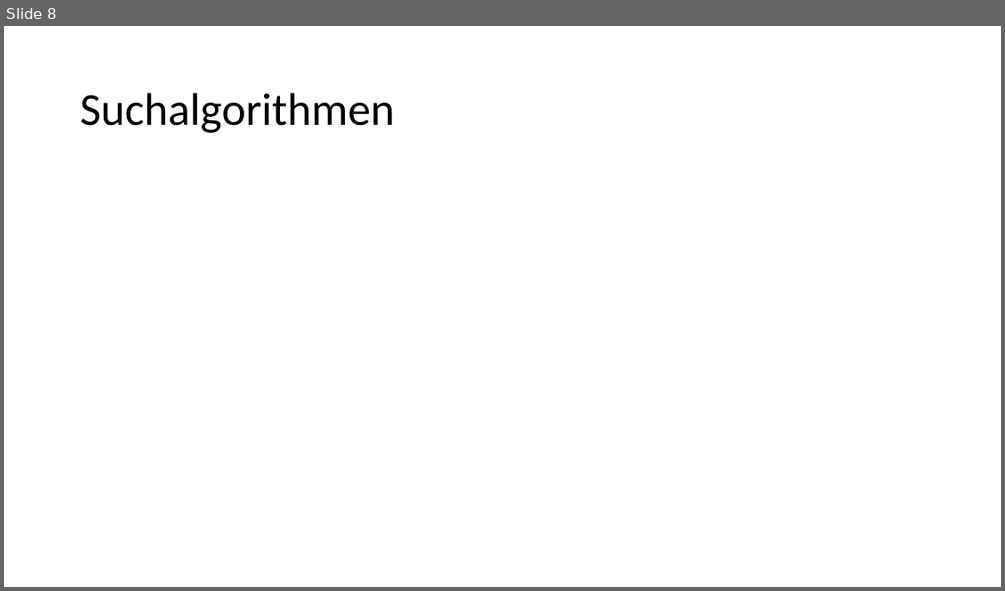
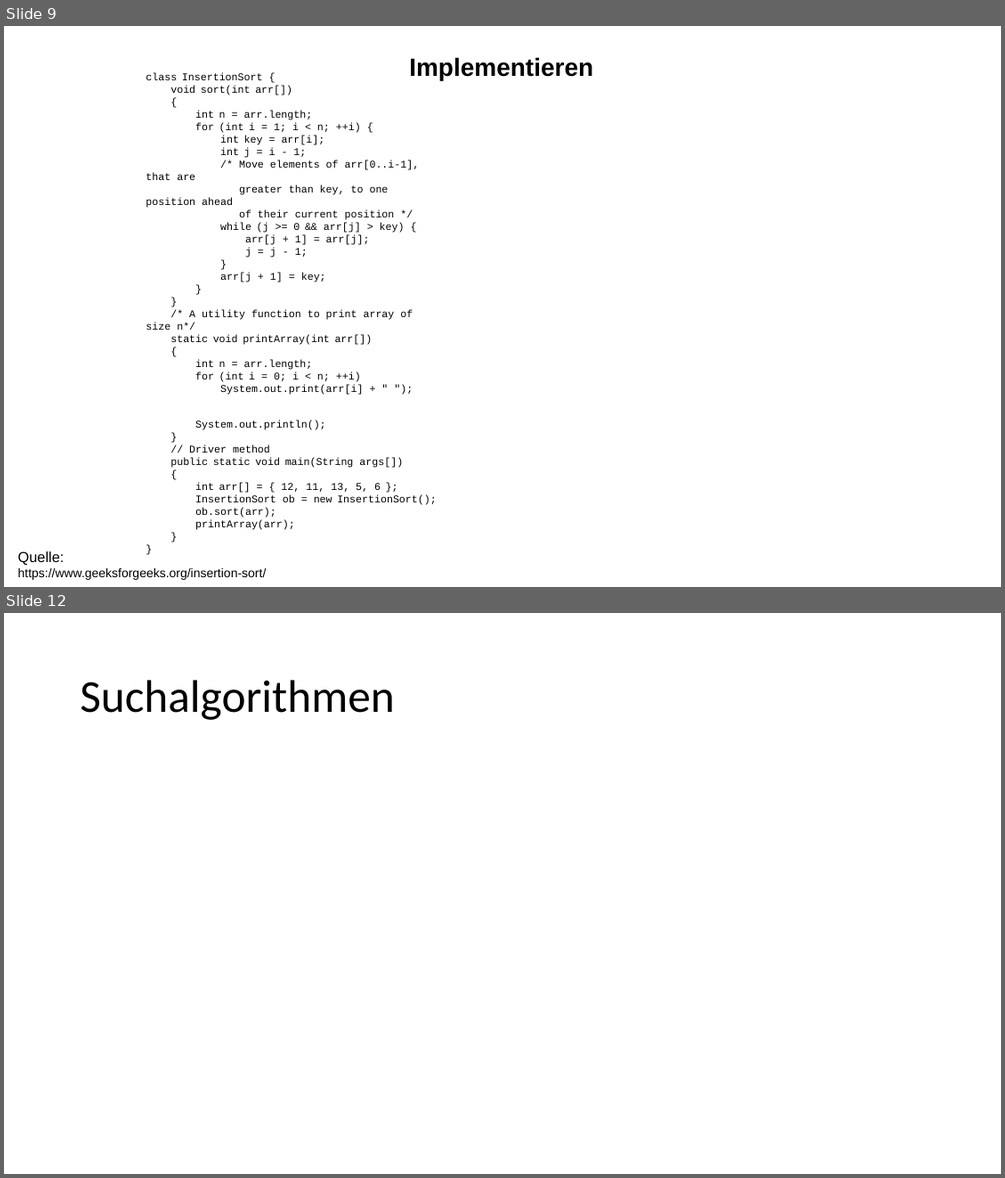
Before and after one commit to jeder49/ABI_Info, a slide deck: Q1/Algorithmik/2022 04 17 Algorithmik.pptx. Shown one above the other, each under a label of ours: slide 8 before the commit, slides 9 and 12 after it; the slides between them are not shown. The pictures are 1005x591 and 1005x1178 pixels, drawn with LibreOffice and Linux fonts; fonts in the diff are those of the drawing. Boxes give left, top, right and bottom in pixels: in the first picture for what was removed or moved away, otherwise in the second. Text is boxed around its words. In the diff, an @@ line names an element or a change of style, - is before the commit and + after.

```diff
--- a/Q1/Algorithmik/2022 04 17 Algorithmik.pptx
+++ b/Q1/Algorithmik/2022 04 17 Algorithmik.pptx
@@ slide 9 added at bbox=[4, 26, 1001, 587], background #FFFFFF @@
@@ text added at bbox=[146, 73, 437, 530], 10 pt, text #000000 @@
+class InsertionSort {
+void sort(int arr[])
+{
+int n = arr.length;
+for (int i = 1; i < n; ++i) {
+int key = arr[i];
+int j = i - 1;
+/* Move elements of arr[0..i-1], that are
+greater than key, to one position ahead
+of their current position */
+while (j >= 0 && arr[j] > key) {
+arr[j + 1] = arr[j];
+j = j - 1;
+}
+arr[j + 1] = key;
+}
+}
+/* A utility function to print array of size n*/
+static void printArray(int arr[])
+{
+int n = arr.length;
+for (int i = 0; i < n; ++i)
+System.out.print(arr[i] + " ");
+System.out.println();
+}
+// Driver method
+public static void main(String args[])
+{
+int arr[] = { 12, 11, 13, 5, 6 };
+InsertionSort ob = new InsertionSort();
+ob.sort(arr);
+printArray(arr);
+}
+}
@@ text added at bbox=[409, 57, 593, 80], 24 pt, text #000000, bold @@
+Implementieren
@@ text added at bbox=[18, 551, 267, 580], 12 pt, text #000000 @@
+Quelle:
+https://www.geeksforgeeks.org/insertion-sort/
@@ what was slide 8 is now slide 12 @@
```
Also in this commit, not shown: 5 slides changed, 3 other slides added, 4 other files.
